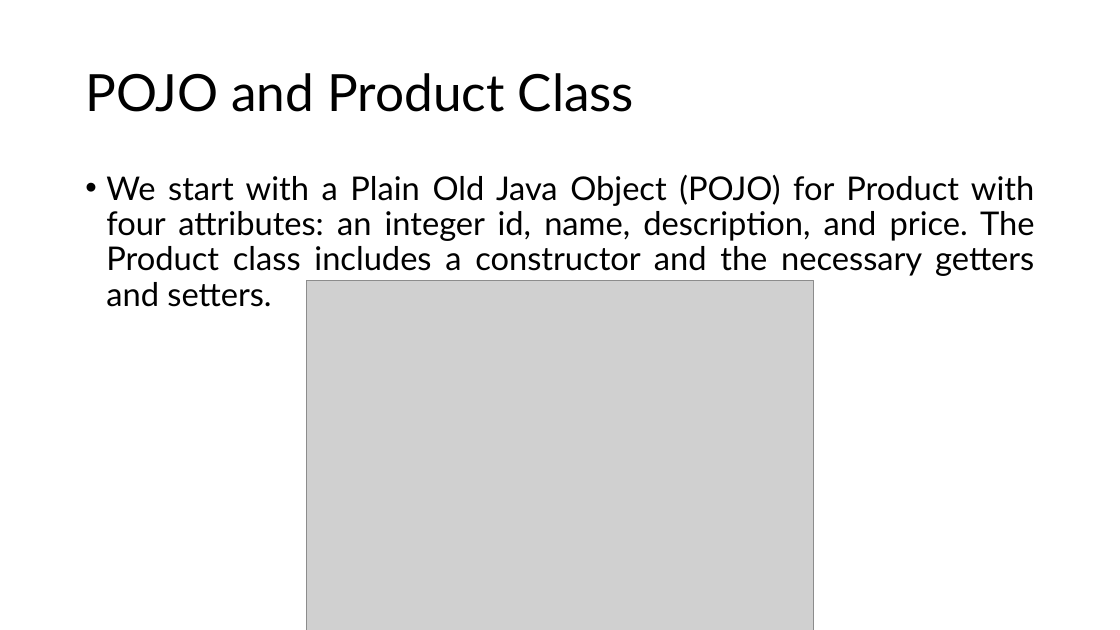
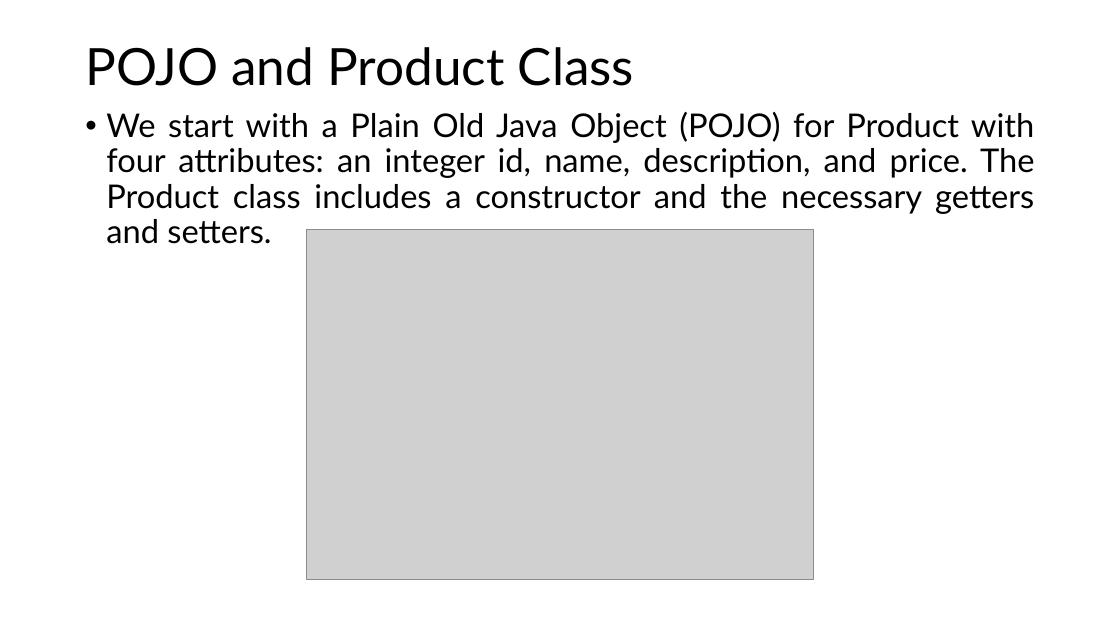
Before and after one commit to browntruck246/resources, a slide deck: slide 14 of protype2/training.pptx. Drawn at 1120x630 pixels with LibreOffice and Linux fonts; fonts in the diff are those of the drawing; grey boxes stand for pictures. Boxes give left, top, right and bottom in pixels: in the first picture for what was removed or moved away, otherwise in the second. Text is boxed around its words. In the diff, an @@ line names an element or a change of style, - is before the commit and + after.

```diff
--- a/protype2/training.pptx
+++ b/protype2/training.pptx
@@ title "POJO and Product Class": place and size @@
-title "POJO and Product Class" at <box>85,73,634,112</box>
+title "POJO and Product Class" at <box>85,47,634,86</box>
@@ text "We start with a Plain ...": place and size @@
-text "We start with a Plain ..." at <box>106,175,1034,307</box>
+text "We start with a Plain ..." at <box>106,112,1034,244</box>
@@ picture: place and size @@
-picture at <box>307,280,814,630</box>
+picture at <box>307,229,814,580</box>
```
